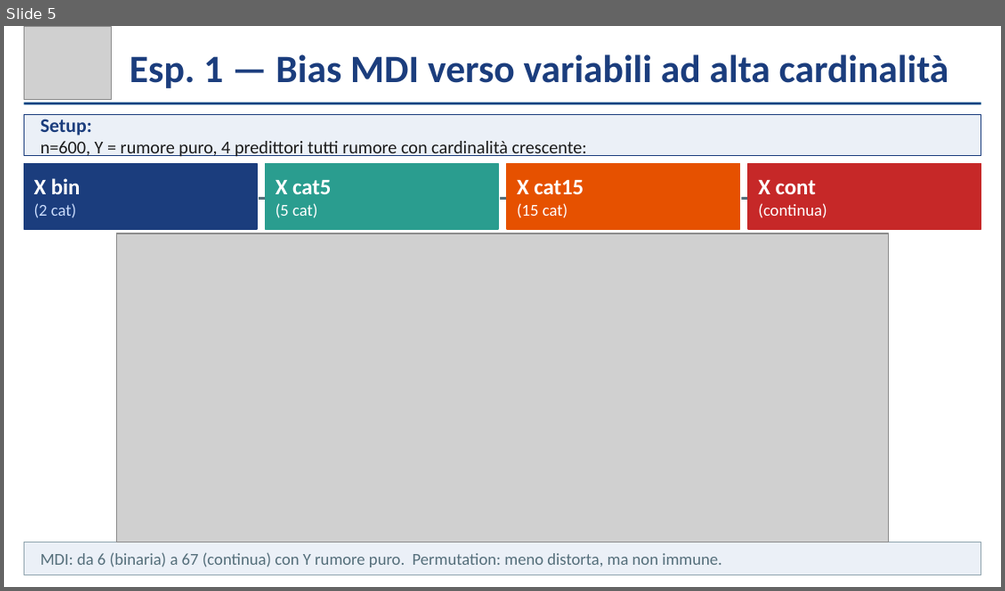
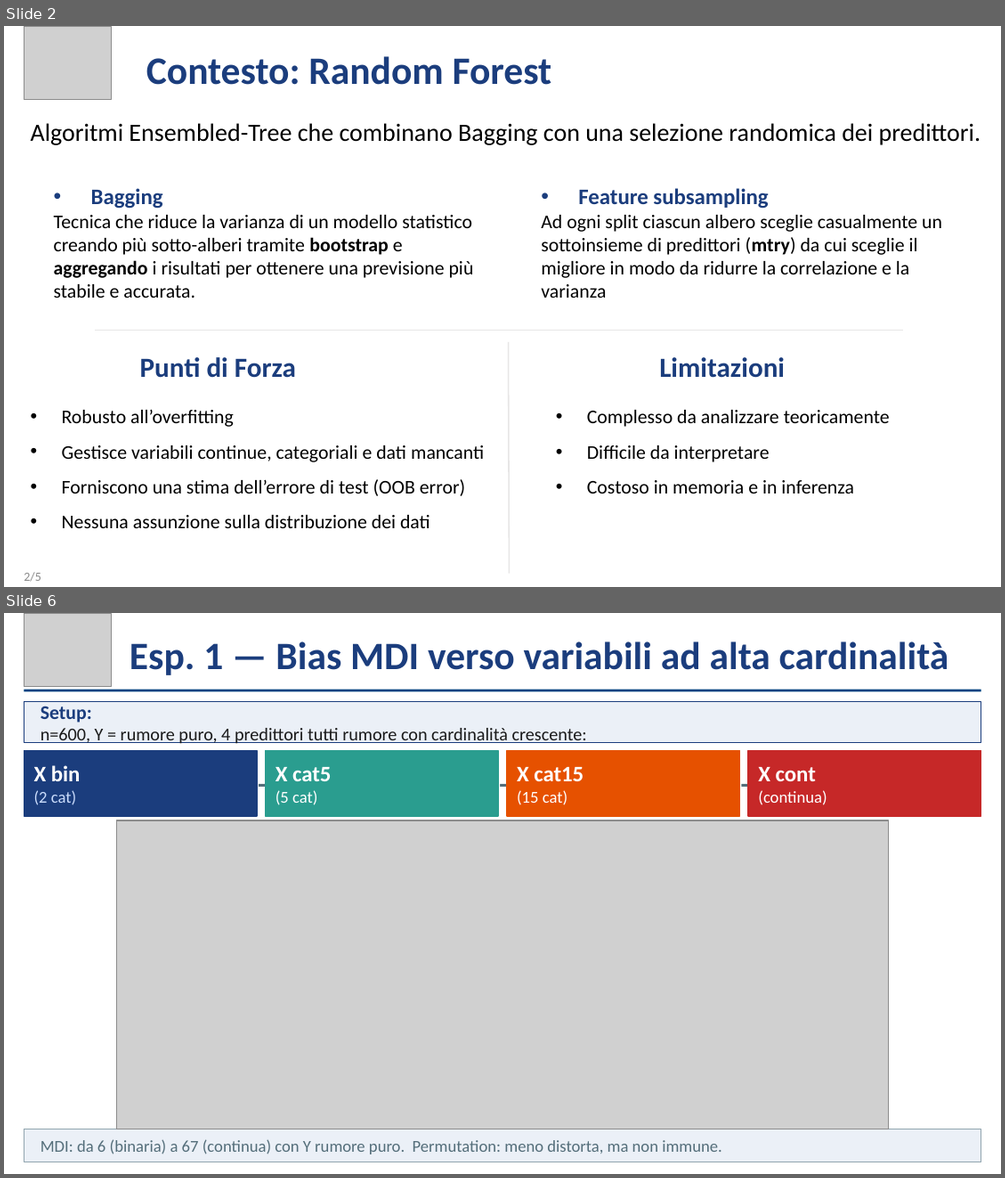
Before and after one commit to Eros-Pinzani/Statistical-Learning, a slide deck: ContestSL/Presentazione_Contest.pptx. Shown one above the other, each under a label of ours: slide 5 before the commit, slides 2 and 6 after it; the slides between them are not shown. The pictures are 1005x591 and 1005x1178 pixels, drawn with LibreOffice and Linux fonts; fonts in the diff are those of the drawing; grey boxes stand for pictures. Boxes give left, top, right and bottom in pixels: in the first picture for what was removed or moved away, otherwise in the second. Text is boxed around its words. In the diff, an @@ line names an element or a change of style, - is before the commit and + after.

Commit message:
fixed first slide, random forest slide e variable importance

```diff
--- a/ContestSL/Presentazione_Contest.pptx
+++ b/ContestSL/Presentazione_Contest.pptx
@@ slide 2 added at [4,26,1001,587], background #FFFFFF @@
@@ picture added at [24,26,112,99] @@
@@ text added at [146,56,552,85], 28 pt, text #1B3D7D, bold @@
+Contesto: Random Forest
@@ text added at [31,123,981,145], 18 pt, text #000000 @@
+Algoritmi Ensembled-Tree che combinano Bagging con una selezione randomica dei predittori.
@@ text added at [54,188,474,297], 14 pt, text #000000 @@
+• Bagging
+Tecnica che riduce la varianza di un modello statistico creando più sotto-alberi tramite bootstrap e aggregando i risultati per ottenere una previsione più stabile e accurata.
@@ text added at [541,188,942,297], 14 pt, text #000000 @@
+• Feature subsampling
+Ad ogni split ciascun albero sceglie casualmente un sottoinsieme di predittori (mtry) da cui sceglie il migliore in modo da ridurre la correlazione e la varianza
@@ line added from (95, 330) to (903, 330), #E7E6E6 1 pt @@
@@ line added from (509, 342) to (510, 573), #E7E6E6 1 pt @@
@@ text added at [140,357,296,378], 20 pt, text #1B3D7D, bold @@
+Punti di Forza
@@ text added at [659,357,785,378], 20 pt, text #1B3D7D, bold @@
+Limitazioni
@@ text added at [62,409,484,528], 14 pt, text #000000 @@
+• Robusto all’overfitting
+• Gestisce variabili continue, categoriali e dati mancanti
+• Forniscono una stima dell’errore di test (OOB error)
+• Nessuna assunzione sulla distribuzione dei dati
@@ text added at [587,410,890,493], 14 pt, text #000000 @@
+• Complesso da analizzare teoricamente
+• Difficile da interpretare
+• Costoso in memoria e in inferenza
@@ text added at [24,572,41,581], 9 pt, text #888888 @@
+2/5
@@ what was slide 5 is now slide 6 @@
```
Also in this commit, not shown: 2 slides changed, 2 other slides added, 2 slides removed.
